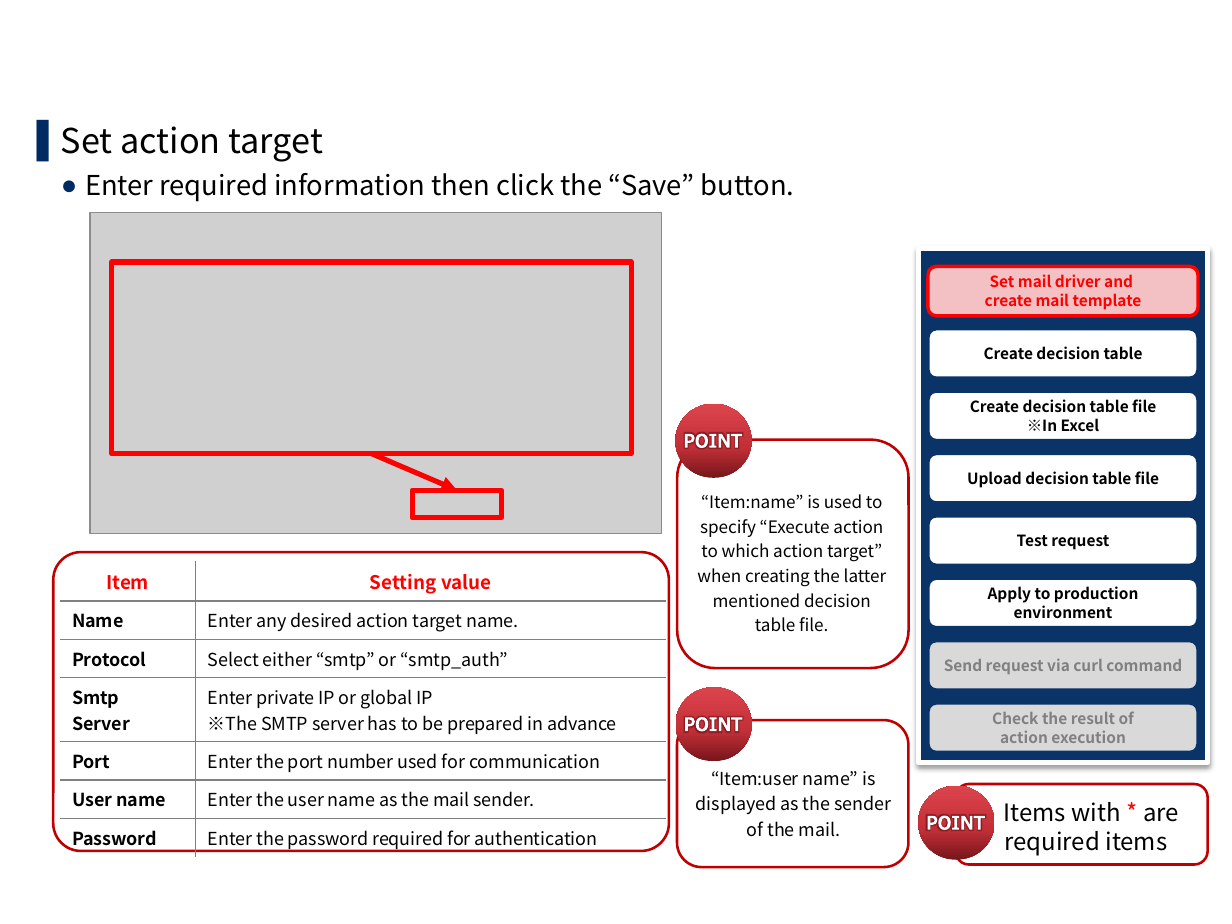
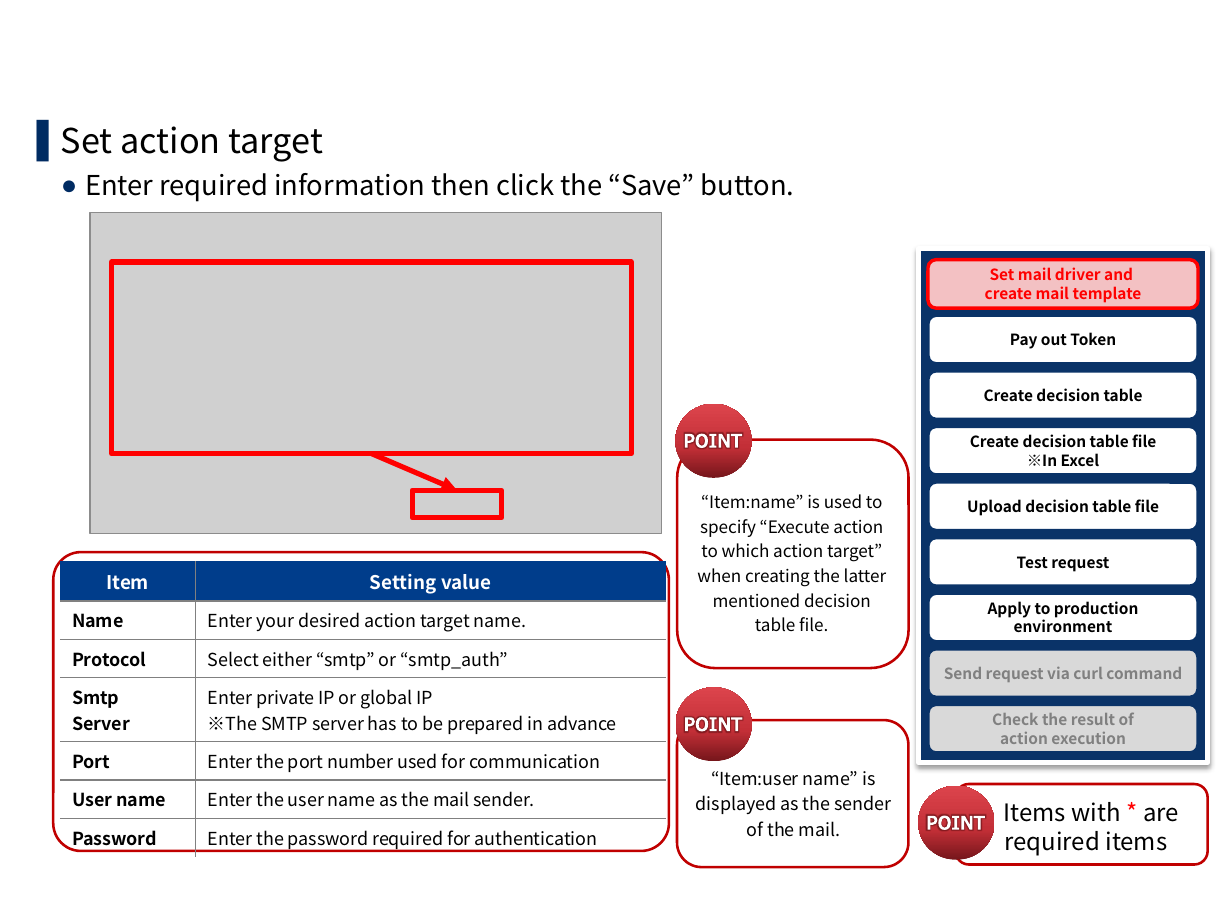
Before and after one commit to exastro-suite/oase-docs, a slide deck: slide 19 of asset/Learn/OASE-quickstart.pptx (slide 16 before the commit). Drawn at 1232x924 pixels with LibreOffice and Linux fonts; fonts in the diff are those of the drawing; grey boxes stand for pictures; background and template pictures are left out. Boxes give left, top, right and bottom in pixels: in the first picture for what was removed or moved away, otherwise in the second. Text is boxed around its words. In the diff, an @@ line names an element or a change of style, - is before the commit and + after.

```diff
--- a/asset/Learn/OASE-quickstart.pptx
+++ b/asset/Learn/OASE-quickstart.pptx
@@ rounded rectangle "Set mail driver and": place and size @@
-rounded rectangle "Set mail driver and" at box(928, 266, 1198, 315)
+rounded rectangle "Set mail driver and" at box(928, 260, 1198, 308)
@@ rounded rectangle added at box(928, 315, 1198, 363), fill #FFFFFF, outline #0A3368 2 pt, 9 pt, text #000000, bold @@
+Pay out Token
@@ rounded rectangle "Create decision table": place and size @@
-rounded rectangle "Create decision table" at box(928, 329, 1198, 378)
+rounded rectangle "Create decision table" at box(928, 371, 1198, 419)
@@ rounded rectangle "Create decision table file": place and size @@
-rounded rectangle "Create decision table file" at box(928, 391, 1198, 440)
+rounded rectangle "Create decision table file" at box(928, 426, 1198, 474)
@@ rounded rectangle "Upload decision table file": place and size @@
-rounded rectangle "Upload decision table file" at box(928, 453, 1198, 503)
+rounded rectangle "Upload decision table file" at box(928, 482, 1198, 530)
@@ rounded rectangle "Test request": place and size @@
-rounded rectangle "Test request" at box(928, 516, 1198, 565)
+rounded rectangle "Test request" at box(928, 537, 1198, 585)
@@ table at box(59, 562, 665, 854) @@
-row 2, column 2: Enter any desired action target name.
+row 2, column 2: Enter your desired action target name.
@@ fill none to #003D8B in row 1 @@
@@ text colour #FF0000 to #FFFFFF in "Item", "Setting value" @@
@@ rounded rectangle "Apply to production": place and size @@
-rounded rectangle "Apply to production" at box(928, 578, 1198, 627)
+rounded rectangle "Apply to production" at box(928, 594, 1198, 642)
@@ rounded rectangle "Send request via curl command": place and size @@
-rounded rectangle "Send request via curl command" at box(928, 641, 1198, 690)
+rounded rectangle "Send request via curl command" at box(928, 649, 1198, 697)
```
Also in this commit, not shown: 25 other slides changed, 8 slides added, 1 slide removed, 1 other file.
